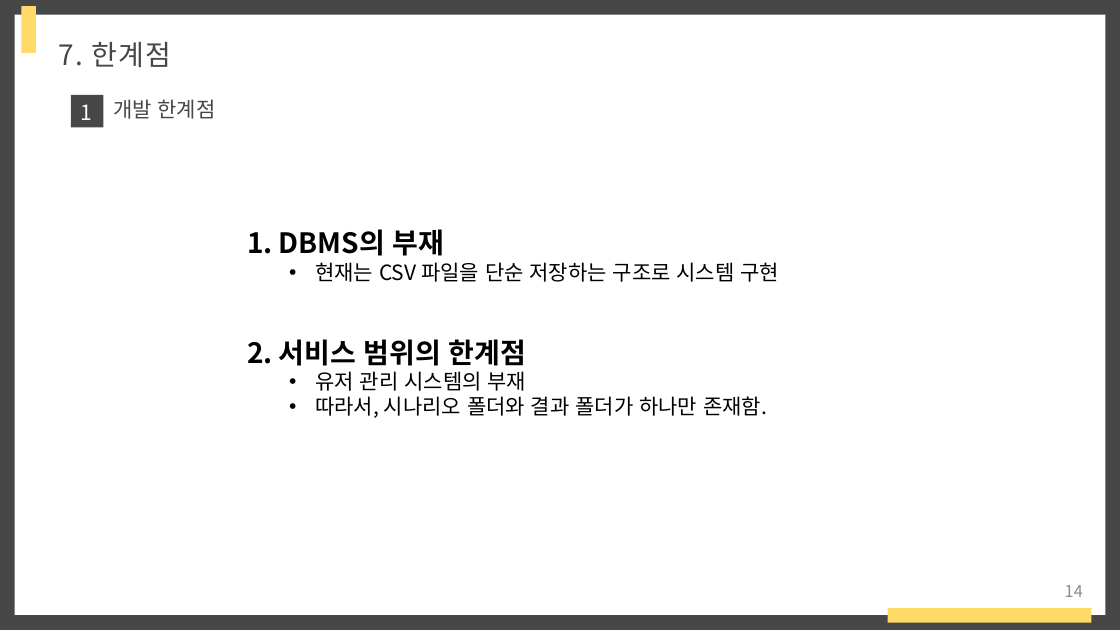
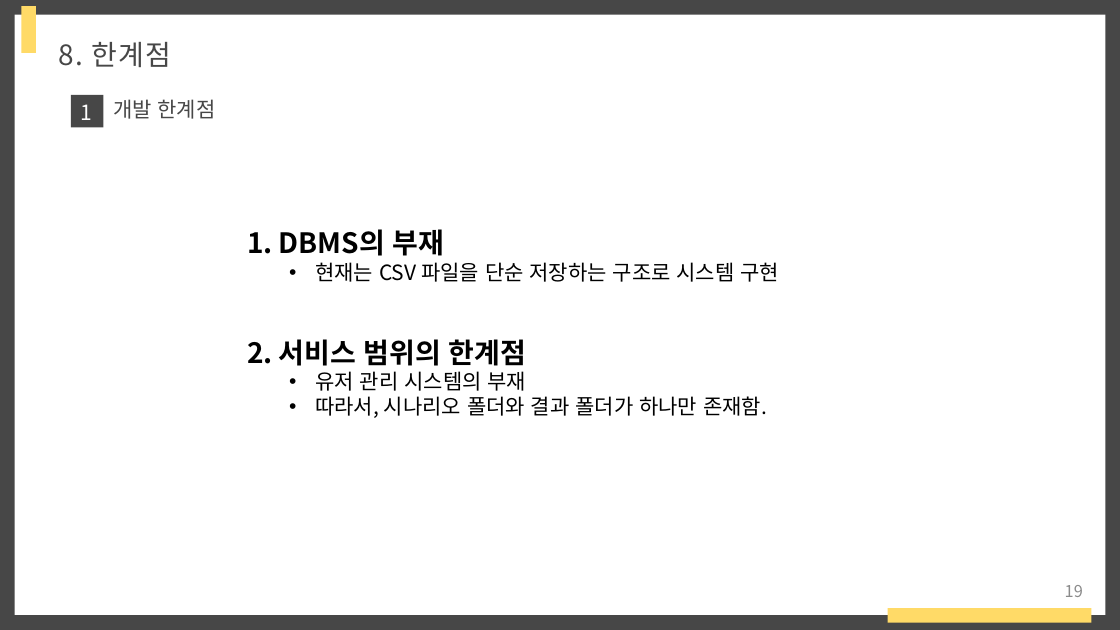
Before and after one commit to raccoon-coding/Eins-Internship, a slide deck: slide 19 of 아인스에스엔시 발표.pptx (slide 14 before the commit). Drawn at 1120x630 pixels with LibreOffice and Linux fonts; fonts in the diff are those of the drawing. Boxes give left, top, right and bottom in pixels: in the first picture for what was removed or moved away, otherwise in the second. Text is boxed around its words. In the diff, an @@ line names an element or a change of style, - is before the commit and + after.

```diff
--- a/아인스에스엔시 발표.pptx
+++ b/아인스에스엔시 발표.pptx
@@ text at (x1=59, y1=42, x2=172, y2=67): text changed @@
-7. 한계점
+8. 한계점
@@ page number at (x1=1065, y1=585, x2=1083, y2=597): text changed @@
-14
+19
```
Also in this commit, not shown: 11 other slides changed, 5 slides added, 13 other files.
